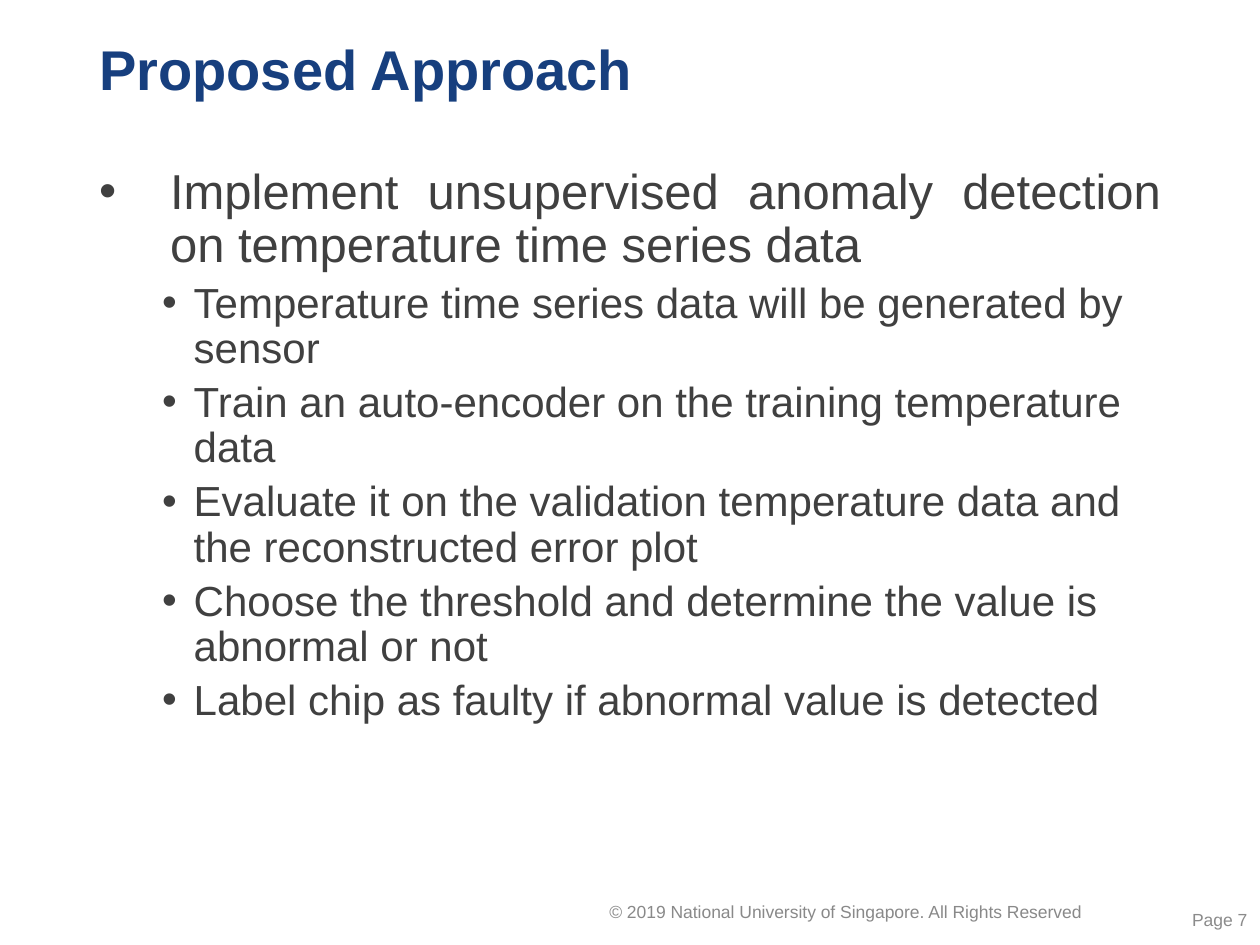
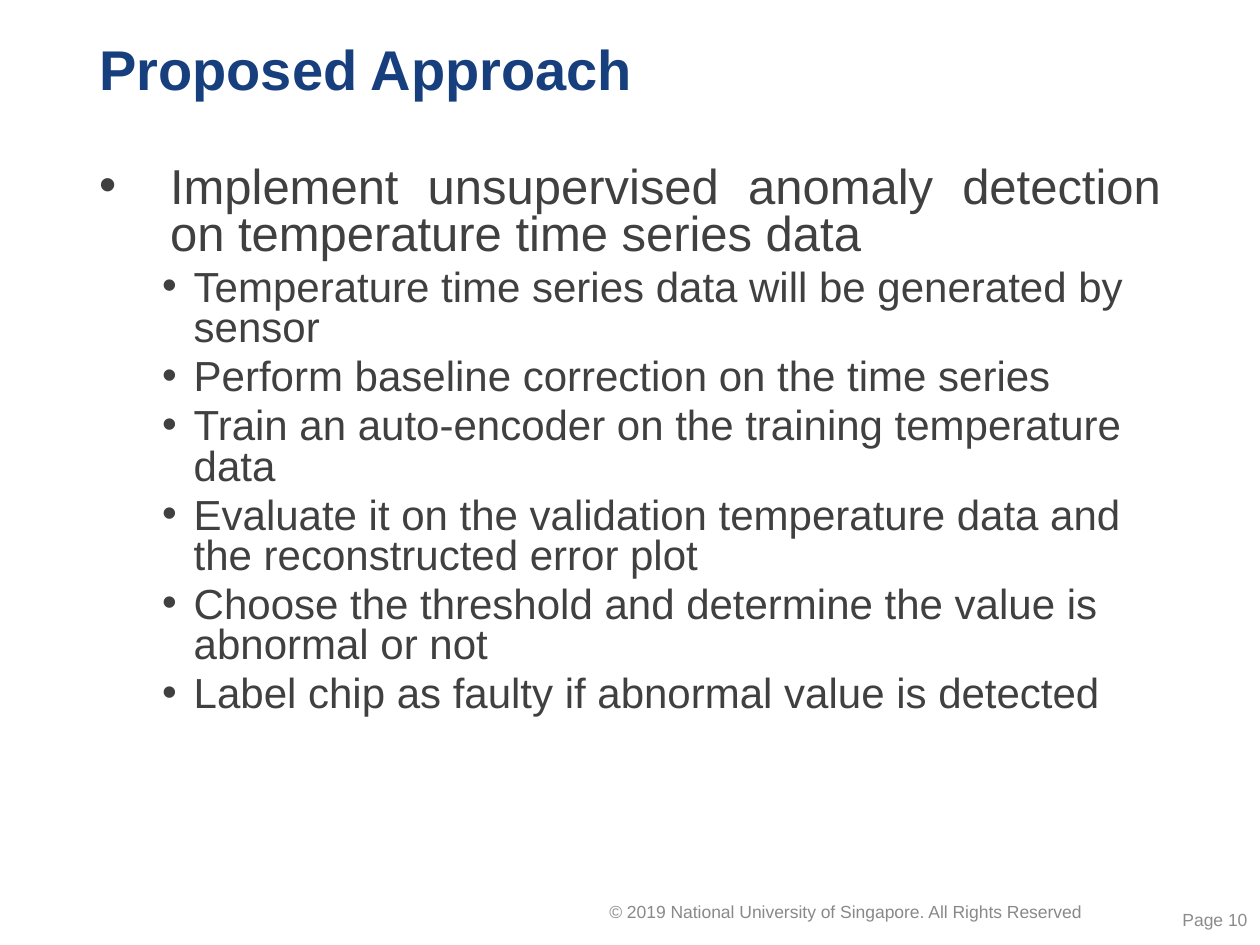
Before and after one commit to caoliang/ISSM-CA3, a slide deck: slide 10 of day4 Group CA proposal (GC) v 1.0.pptx (slide 7 before the commit). Drawn at 1260x945 pixels with LibreOffice and Linux fonts; fonts in the diff are those of the drawing; background and template pictures are left out. Boxes give left, top, right and bottom in pixels: in the first picture for what was removed or moved away, otherwise in the second. Text is boxed around its words. In the diff, an @@ line names an element or a change of style, - is before the commit and + after.

```diff
--- a/day4 Group CA proposal (GC) v 1.0.pptx
+++ b/day4 Group CA proposal (GC) v 1.0.pptx
@@ text at <box>170,168,1161,717</box>: line spacing 0.9 to 0.8 @@
@@ text at <box>194,360,1050,392</box>: paragraph added @@
+  • Perform baseline correction on the time series
@@ page number at <box>1182,914,1247,930</box>: text changed @@
-Page 7
+Page 10
```
Also in this commit, not shown: 3 other slides changed, 3 slides added, 1 other file.
